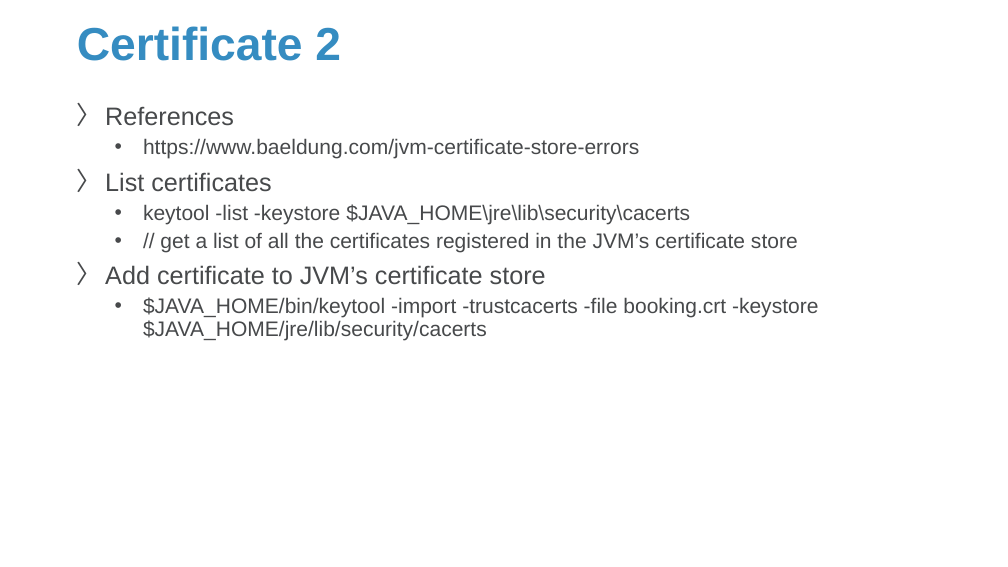
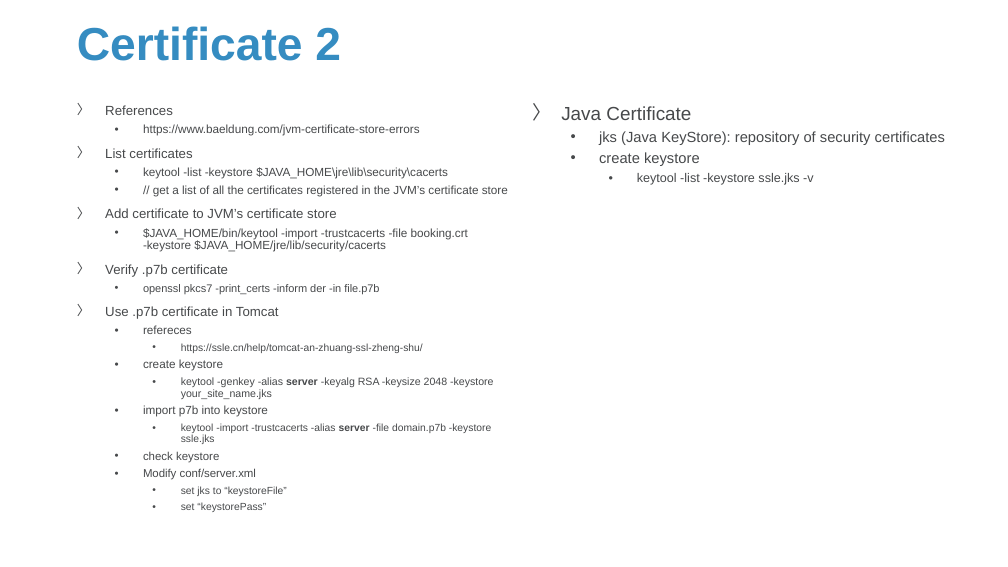
Before and after one commit to Sparks-Lu/TechNotes, a slide deck: slide 25 of Web/Server-Notes.pptx. Drawn at 1008x567 pixels with LibreOffice and Linux fonts; fonts in the diff are those of the drawing; background and template pictures are left out. Boxes give left, top, right and bottom in pixels: in the first picture for what was removed or moved away, otherwise in the second. Text is boxed around its words. In the diff, an @@ line names an element or a change of style, - is before the commit and + after.

```diff
--- a/Web/Server-Notes.pptx
+++ b/Web/Server-Notes.pptx
@@ text at bbox=[105, 105, 508, 252]: size 24 to 12.6 pt in "References", "List certificates", "Add certificate to JVM’s certificate store"; size 20 to 11.2 pt in "https://www.baeldung.com/jvm-certificate-store-errors", "keytool -list -keystore $JAVA_HOME\jre\lib\security\cacerts", "// get a list of all the ...", "$JAVA_HOME/bin/keytool -import -trustcacerts -file booking.c ..." @@
@@ text added at bbox=[561, 106, 945, 185], 14 pt, text #47494B @@
+〉 Java Certificate
+  • jks (Java KeyStore): repository of security certificates
+  • create keystore
+    • keytool -list -keystore ssle.jks -v
@@ text at bbox=[105, 264, 493, 512]: paragraphs added @@
+〉 Verify .p7b certificate
+  • openssl pkcs7 -print_certs -inform der -in file.p7b
+〉 Use .p7b certificate in Tomcat
+  • refereces
+    • https://ssle.cn/help/tomcat-an-zhuang-ssl-zheng-shu/
+  • create keystore
+    • keytool -genkey -alias server -keyalg RSA -keysize 2048 -keystore your_site_name.jks
+  • import p7b into keystore
+    • keytool -import -trustcacerts -alias server -file domain.p7b -keystore ssle.jks
+  • check keystore
+  • Modify conf/server.xml
+    • set jks to “keystoreFile”
+    • set “keystorePass”
```
Also in this commit, not shown: 2 other slides changed, 2 slides added, 15 other files.
